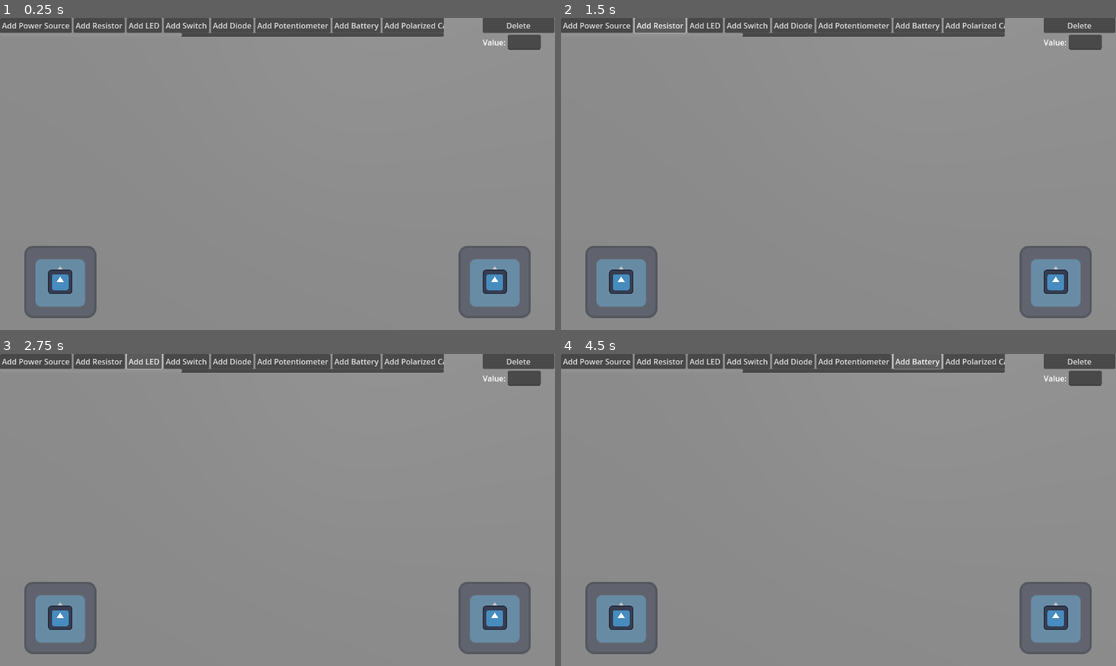
Above: before the commit, frames 1-4 (two rows, left to right).
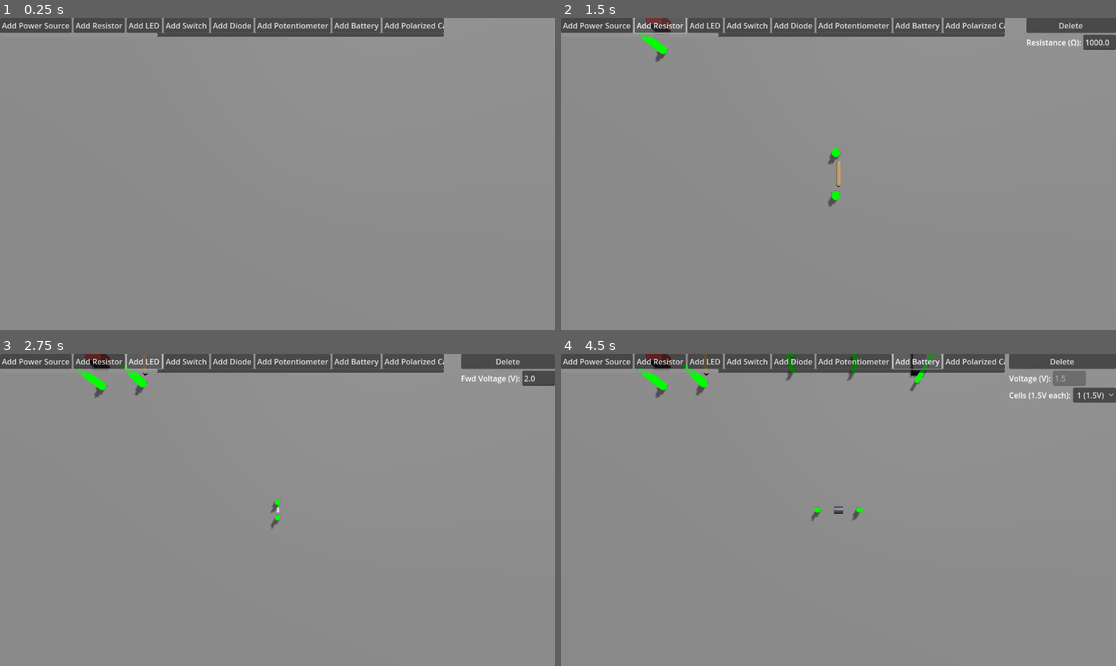
Above: after the commit, the same moments.

Repository: supastishn/mcu-sim
Game: Godot game, scene res://CircuitEditor3D.tscn
The game is run twice, just before and just after one commit, with the same random seed, the same clock (stepped at 60 frames per second) and the same inputs. The engine's default icon, where the game draws it, is replaced by a stand-in: a white triangle on a blue panel in a dark square.
Inputs:
- Up to frame 1 (0.25 s): no input
- Up to frame 2 (1.5 s): click "Add Power Source" at 0.5 s; click "Add Resistor" at 1.25 s
- Up to frame 3 (2.75 s): click "Add LED" at 2 s
- Up to frame 4 (4.5 s): click "Add Diode" at 2.75 s; click "Add Potentiometer" at 3.5 s; click "Add Battery" at 4.25 s

The runs differ from the first frame. In frame 1, 7.0% of the frame differs, in the area x 4-100%, y 0-97%; in frame 2, 7.1%; in frame 3, 7.2%; in frame 4, 8.3%.
Error before the commit: Parse Error: Could not parse global class "OpAmp3D" from "res://components/OpAmp3D.gd". (res://CircuitGraph.gd:194)

Commit message:
fix: convert nested get_voltage function to lambda for GDScript compatibility

Diff:
--- a/components/OpAmp3D.gd
+++ b/components/OpAmp3D.gd
@@ -97,8 +97,8 @@
 	inductor_map: Dictionary,
 	delta_time: float
 ) -> bool:
-	# Helper to get voltage at a terminal
-	func get_voltage(terminal: Area3D) -> float:
+	# Helper to get voltage at a terminal (lambda assigned to variable)
+	var get_voltage = func(terminal: Area3D) -> float:
 		var node_id = graph.terminal_connections.get(terminal.get_instance_id(), -1)
 		if node_id == -1:
 			return 0.0
@@ -108,11 +108,11 @@
 				return x[idx]
 		return 0.0
 
-	var v_vee = get_voltage(terminal_vee)
-	var v_vp = get_voltage(terminal_vp)
-	var v_vn = get_voltage(terminal_vn)
-	var v_vcc = get_voltage(terminal_vcc)
-	var vout = get_voltage(terminal_vout)
+	var v_vee = get_voltage.call(terminal_vee)
+	var v_vp = get_voltage.call(terminal_vp)
+	var v_vn = get_voltage.call(terminal_vn)
+	var v_vcc = get_voltage.call(terminal_vcc)
+	var vout = get_voltage.call(terminal_vout)
 
 	var linear_vout = open_loop_gain * (v_vp - v_vn)
 	var rail_high = v_vcc - rail_saturation_voltage
